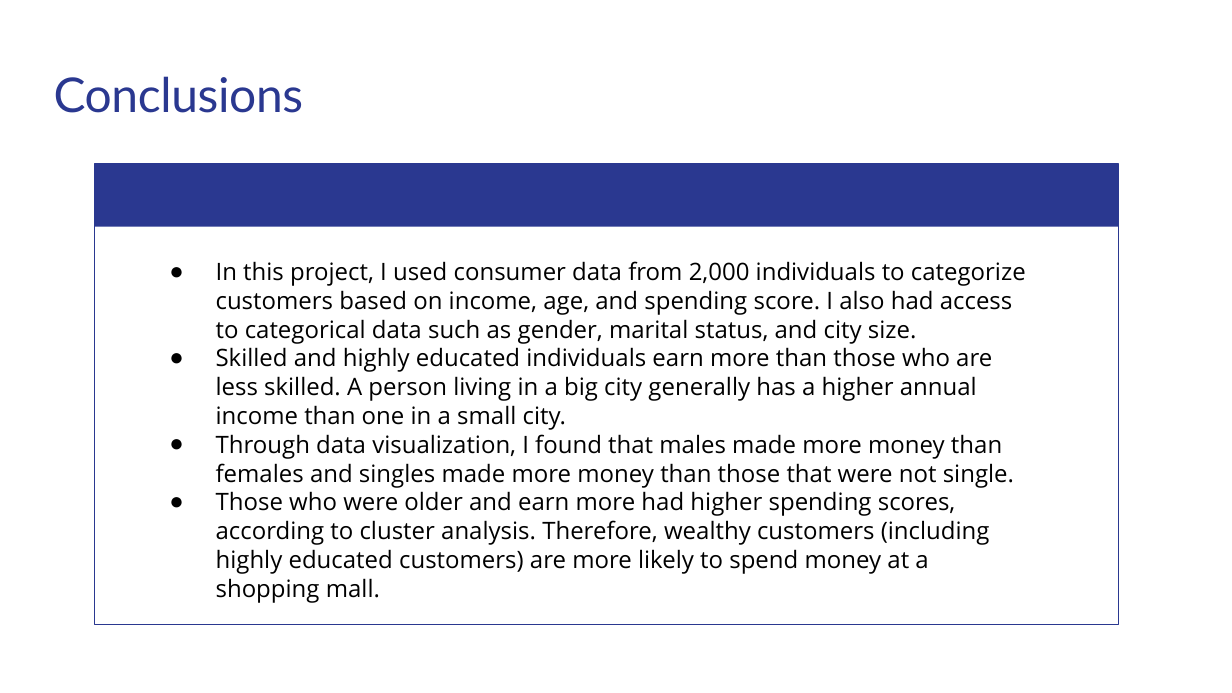
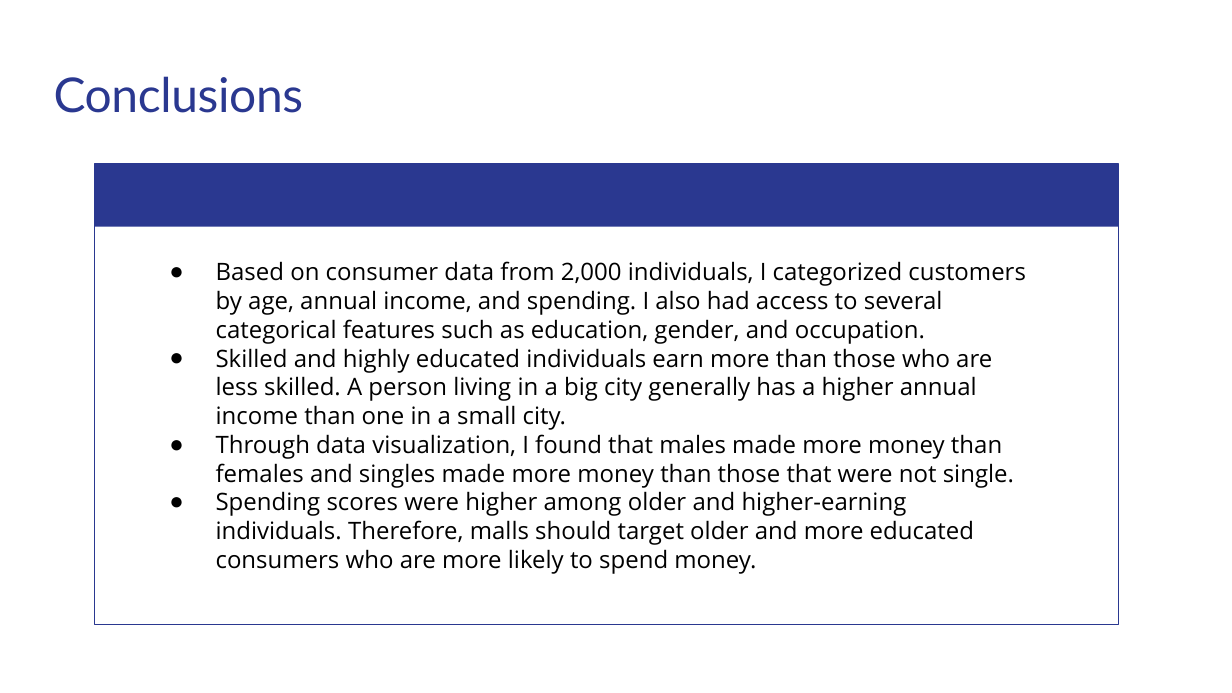
Before and after one commit to matthewshawnkehoe/Data-Science-Projects, a slide deck: slide 28 of Capstone Projects/Capstone_Three_Unsupervised_ML/Classifying_Mall_Customers.pptx. Drawn at 1232x693 pixels with LibreOffice and Linux fonts; fonts in the diff are those of the drawing. Boxes give left, top, right and bottom in pixels: in the first picture for what was removed or moved away, otherwise in the second. Text is boxed around its words. In the diff, an @@ line names an element or a change of style, - is before the commit and + after.

Commit message:
Updated mall customer analysis

```diff
--- a/Capstone Projects/Capstone_Three_Unsupervised_ML/Classifying_Mall_Customers.pptx
+++ b/Capstone Projects/Capstone_Three_Unsupervised_ML/Classifying_Mall_Customers.pptx
@@ text at (x1=216, y1=261, x2=1026, y2=344): text changed @@
-● In this project, I used consumer data from 2,000 individuals to categorize customers based on income, age, and spending score. I also had access to categorical data such as gender, marital status, and city size.
+● Based on consumer data from 2,000 individuals, I categorized customers by age, annual income, and spending. I also had access to several categorical features such as education, gender, and occupation.
@@ text at (x1=216, y1=491, x2=974, y2=574): text changed @@
-● Those who were older and earn more had higher spending scores, according to cluster analysis. Therefore, wealthy customers (including highly educated customers) are more likely to spend money at a shopping mall.
+● Spending scores were higher among older and higher-earning individuals. Therefore, malls should target older and more educated consumers who are more likely to spend money.
```
Also in this commit, not shown: 8 other slides changed, 2 slides added.
